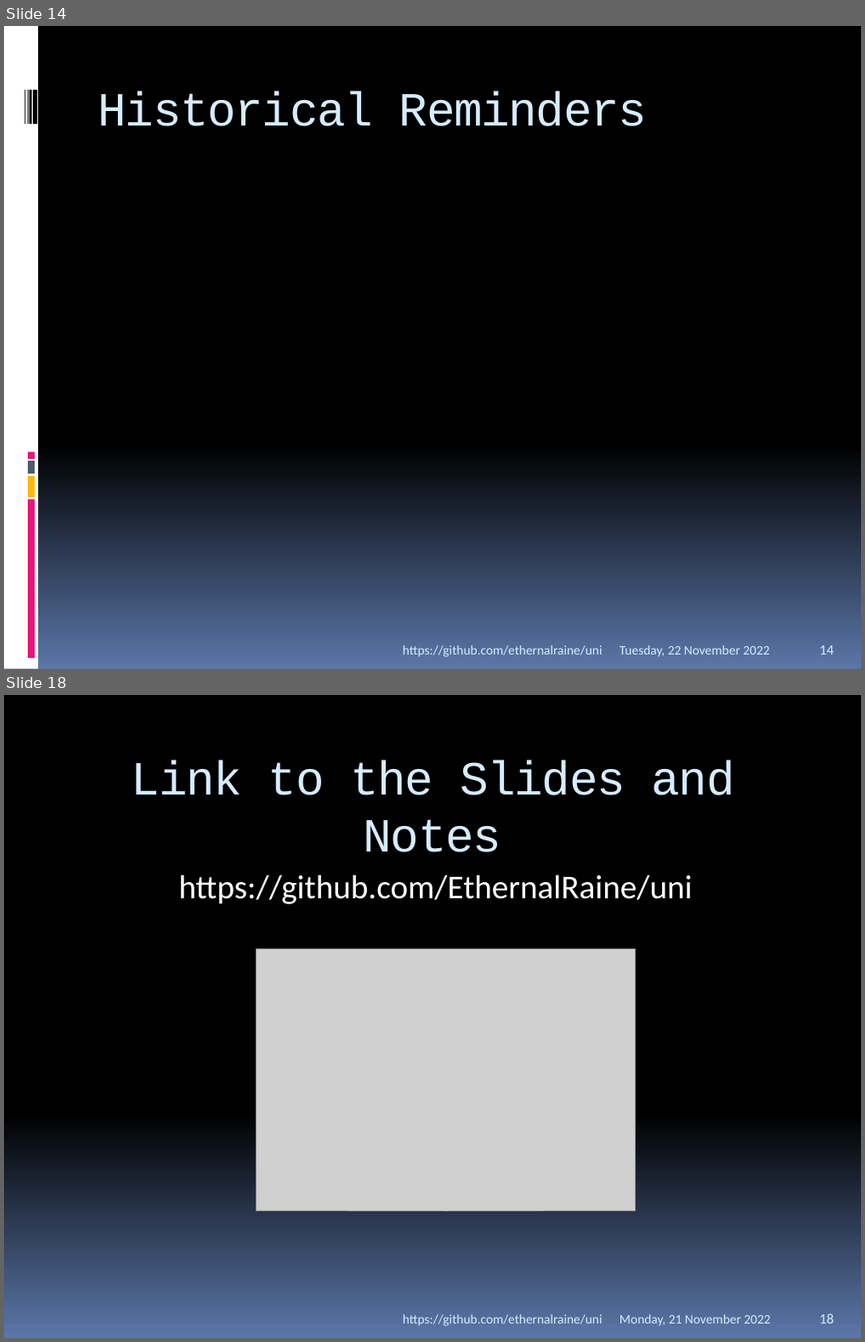
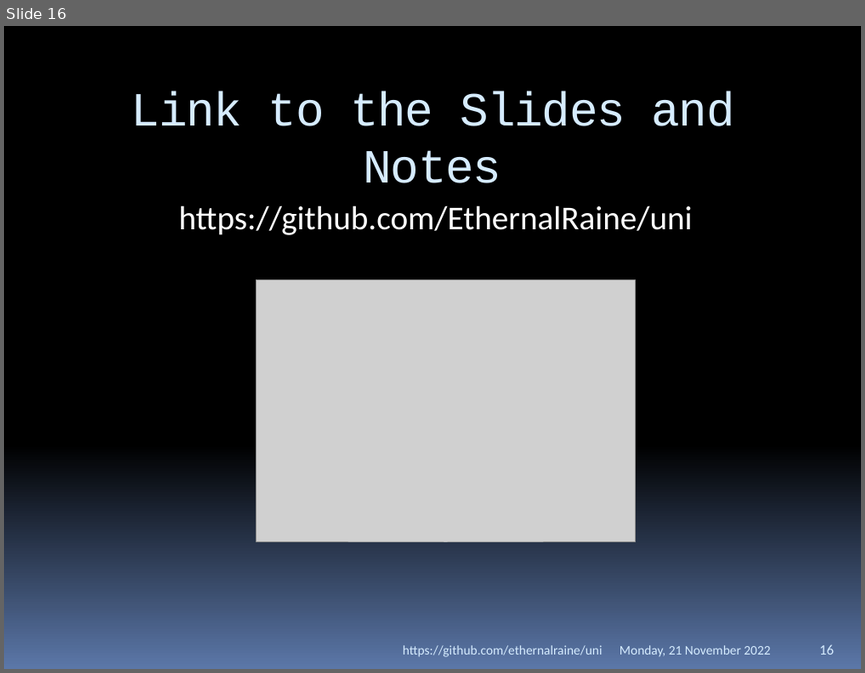
Before and after one commit to EthernalRaine/uni, a slide deck: presentations/IBM/Zero Downtime.pptx. Shown one above the other, each under a label of ours: slides 14 and 18 before the commit, slide 16 after it; the slides between them are not shown. The pictures are 865x1342 and 865x673 pixels, drawn with LibreOffice and Linux fonts; fonts in the diff are those of the drawing; grey boxes stand for pictures. Boxes give left, top, right and bottom in pixels: in the first picture for what was removed or moved away, otherwise in the second. Text is boxed around its words. In the diff, an @@ line names an element or a change of style, - is before the commit and + after.

```diff
--- a/presentations/IBM/Zero Downtime.pptx
+++ b/presentations/IBM/Zero Downtime.pptx
@@ slide 14 removed at (4, 26, 861, 669), background gradient #000000 to #5B77A8 @@
@@ rectangle removed at (4, 26, 38, 669) @@
@@ rectangle removed at (24, 90, 25, 124) @@
@@ rectangle removed at (27, 90, 28, 124) @@
@@ rectangle removed at (29, 90, 31, 124) @@
@@ rectangle removed at (33, 90, 37, 124) @@
@@ title removed at (98, 91, 647, 126) @@
-Historical Reminders
@@ rectangle removed at (28, 452, 35, 459) @@
@@ rectangle removed at (28, 476, 35, 497) @@
@@ rectangle removed at (28, 460, 35, 473) @@
@@ rectangle removed at (28, 499, 35, 658) @@
@@ text removed at (403, 645, 602, 657) @@
-https://github.com/ethernalraine/uni
@@ text removed at (619, 645, 769, 657) @@
-Tuesday, 22 November 2022
@@ page number removed at (819, 645, 834, 654) @@
-14
@@ what was slide 18 is now slide 16 @@
@@ page number at (819, 645, 834, 654): text changed @@
-18
+16
```
Also in this commit, not shown: 15 slides changed, 1 other slide removed.
